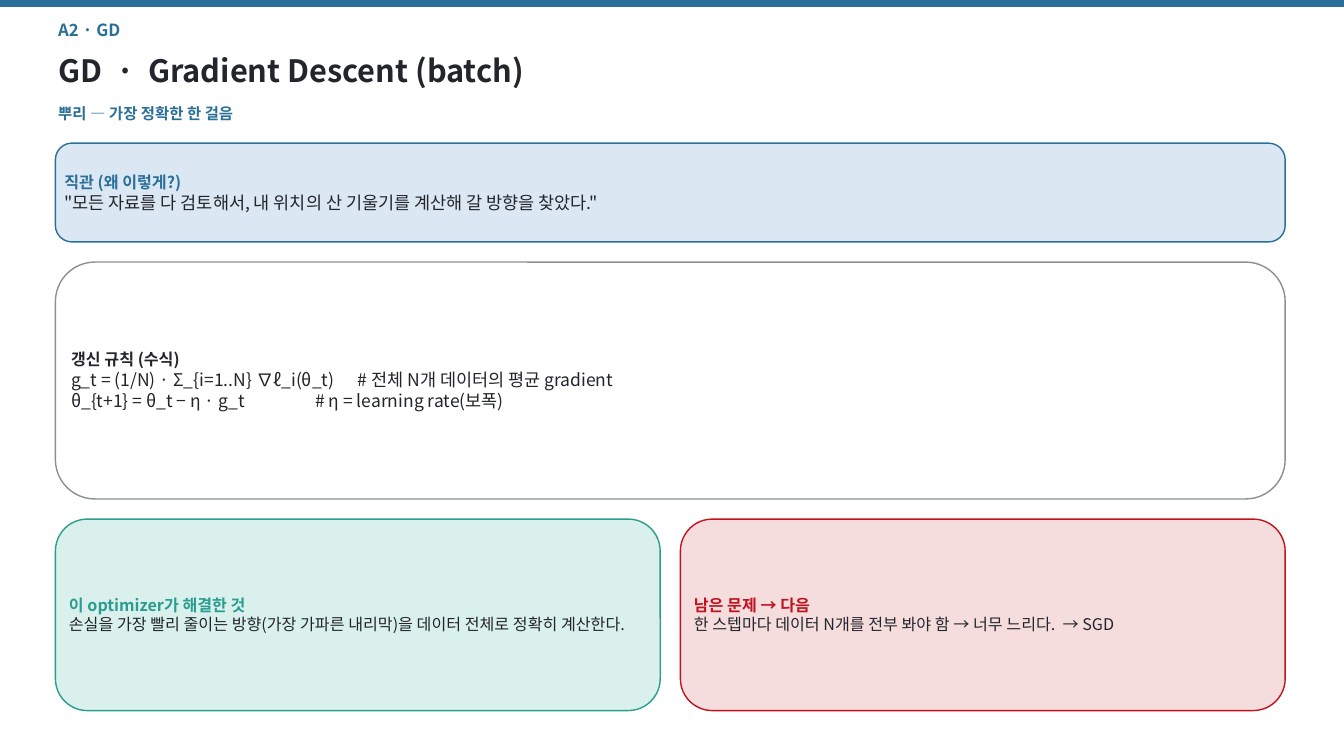
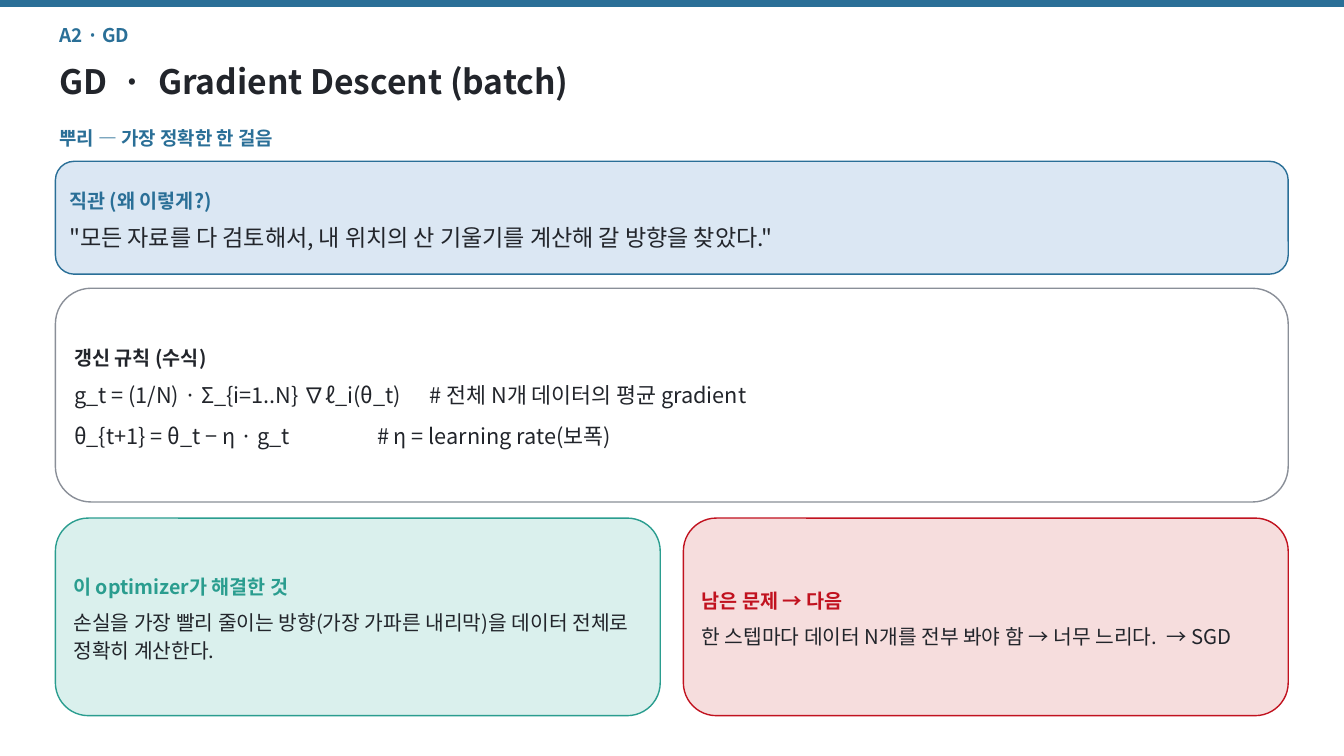
Before and after one commit to jimmylegendary/neural-memory-study, a slide deck: slide 7 of seminar/TTT-seminar.pptx. Drawn at 1344x756 pixels with LibreOffice and Linux fonts; fonts in the diff are those of the drawing. Boxes give left, top, right and bottom in pixels: in the first picture for what was removed or moved away, otherwise in the second. Text is boxed around its words. In the diff, an @@ line names an element or a change of style, - is before the commit and + after.

```diff
--- a/seminar/TTT-seminar.pptx
+++ b/seminar/TTT-seminar.pptx
@@ text "A2 · GD" at (x1=60, y1=27, x2=129, y2=43): size 12 to 13.5 pt; line spacing 1 to 1.2 @@
@@ text "GD · Gradient Descent (batch)" at (x1=60, y1=66, x2=569, y2=101): size 22 to 24 pt; line spacing 1 to 1.2 @@
@@ text "뿌리 — 가장 정확한 한 ..." moved from (x1=58, y1=106, x2=233, y2=121) to (x1=60, y1=129, x2=273, y2=147) @@
@@ text "뿌리 — 가장 정확한 한 ..." at (x1=60, y1=129, x2=273, y2=147): size 11 to 13.5 pt; line spacing 1 to 1.2 @@
@@ rounded rectangle "직관 (왜 이렇게?)" resized from (x1=55, y1=143, x2=1286, y2=242) to (x1=55, y1=161, x2=1289, y2=274) @@
@@ rounded rectangle "직관 (왜 이렇게?)" at (x1=55, y1=161, x2=1289, y2=274): size 11.5 to 14 pt in "직관 (왜 이렇게?)"; size 12.5 to 16.5 pt in ""모든 자료를 다 검토해서, 내 위치의 산 ..."; line spacing 1 to 1.18; more space between paragraphs @@
@@ rounded rectangle "갱신 규칙 (수식)" resized from (x1=55, y1=262, x2=1286, y2=499) to (x1=55, y1=288, x2=1289, y2=502) @@
@@ rounded rectangle "갱신 규칙 (수식)" at (x1=55, y1=288, x2=1289, y2=502): size 11.5 to 14 pt in "갱신 규칙 (수식)"; size 12.5 to 15.5 pt; line spacing 1 to 1.18; more space between paragraphs @@
@@ rounded rectangle "이 optimizer가 해결한 것" resized from (x1=55, y1=519, x2=660, y2=711) to (x1=55, y1=518, x2=660, y2=716) @@
@@ rounded rectangle "이 optimizer가 해결한 것" at (x1=55, y1=518, x2=660, y2=716): size 11.5 to 14 pt in "이 optimizer가 해결한 것"; size 11.5 to 14.5 pt in "손실을 가장 빨리 줄이는 방향(가장 가파른 내리막)을 ..."; line spacing 1 to 1.18; more space between paragraphs @@
@@ rounded rectangle "남은 문제 → 다음" resized from (x1=681, y1=519, x2=1286, y2=711) to (x1=684, y1=518, x2=1289, y2=716) @@
@@ rounded rectangle "남은 문제 → 다음" at (x1=684, y1=518, x2=1289, y2=716): size 11.5 to 14 pt in "남은 문제 → 다음"; size 11.5 to 14.5 pt in "한 스텝마다 데이터 N개를 전부 봐야 함 ..."; line spacing 1 to 1.18; more space between paragraphs @@
```
Also in this commit, not shown: 12 other slides changed, 3 slides removed, 9 other files.
